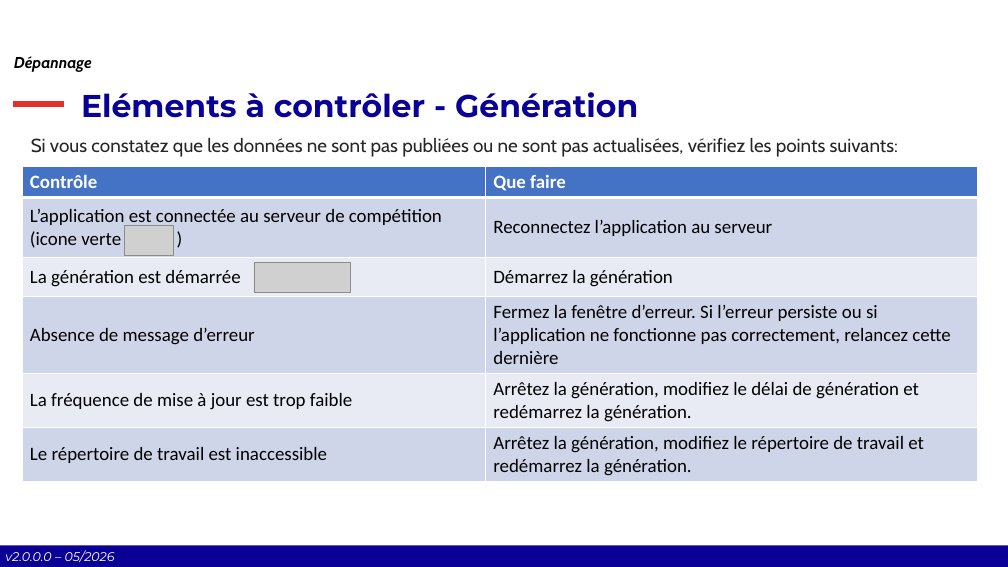
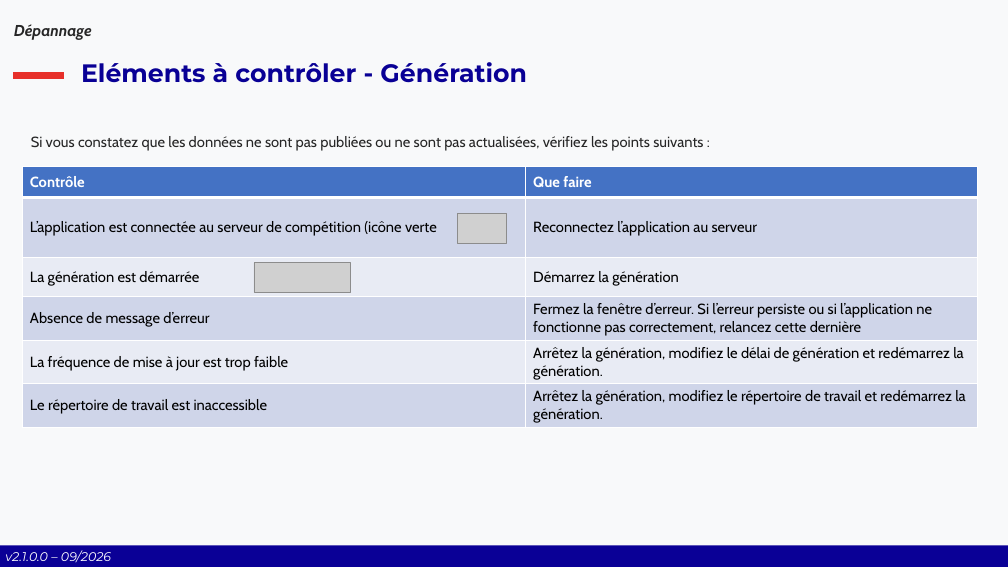
Before and after one commit to Comite-Rhone-Judo/PublicationSuiviCompetition, a slide deck: slide 38 of AppPublication/Documentation/PublicationSuiviCompetition - Manuel d'utilisation.pptx (slide 37 before the commit). Drawn at 1008x567 pixels with LibreOffice and Linux fonts; fonts in the diff are those of the drawing; grey boxes stand for pictures; background and template pictures are left out. Boxes give left, top, right and bottom in pixels: in the first picture for what was removed or moved away, otherwise in the second. Text is boxed around its words. In the diff, an @@ line names an element or a change of style, - is before the commit and + after.

```diff
--- a/AppPublication/Documentation/PublicationSuiviCompetition - Manuel d'utilisation.pptx
+++ b/AppPublication/Documentation/PublicationSuiviCompetition - Manuel d'utilisation.pptx
@@ background #FFFFFF to #F8F9FA @@
@@ text "Dépannage": place and size @@
-text "Dépannage" at box(14, 56, 92, 72)
+text "Dépannage" at box(14, 24, 92, 40)
@@ text "Dépannage" at box(14, 24, 92, 40): text colour #000000 to #262626 @@
@@ title "Eléments à contrôler - Génération": place and size @@
-title "Eléments à contrôler - Génération" at box(81, 92, 638, 118)
+title "Eléments à contrôler - Génération" at box(81, 62, 527, 83)
@@ title "Eléments à contrôler - Génération" at box(81, 62, 527, 83): size 30 to 24 pt; vertical alignment bottom to middle @@
@@ line moved from (14, 104) - (64, 104) to (14, 76) - (64, 76) @@
@@ rectangle removed at box(227, 116, 782, 450) @@
@@ text at box(31, 136, 703, 151): text changed; size 18 to 14 pt @@
-Si vous constatez que les données ne sont pas publiées ou ne sont pas actualisées, vérifiez les points suivants:
+Si vous constatez que les données ne sont pas publiées ou ne sont pas actualisées, vérifiez les points suivants :
@@ table at box(23, 167, 978, 427) @@
-row 2, column 1: L’application est connectée au serveur de compétition (icone verte )
+row 2, column 1: L’application est connectée au serveur de compétition (icône verte )
@@ size 18 to 14 pt, font Calibri to Cabin in "Contrôle", "Que faire", "Reconnectez l’application au serveur", "La génération est démarrée" and 7 more places @@
@@ picture: place and size @@
-picture at box(125, 225, 174, 256)
+picture at box(458, 213, 507, 243)
@@ text at box(5, 550, 111, 563): text changed @@
-v2.0.0.0 – 05/2026
+v2.1.0.0 – 09/2026
```
Also in this commit, not shown: 51 other slides changed, 4 slides added, 1 slide removed, 16 other files.
